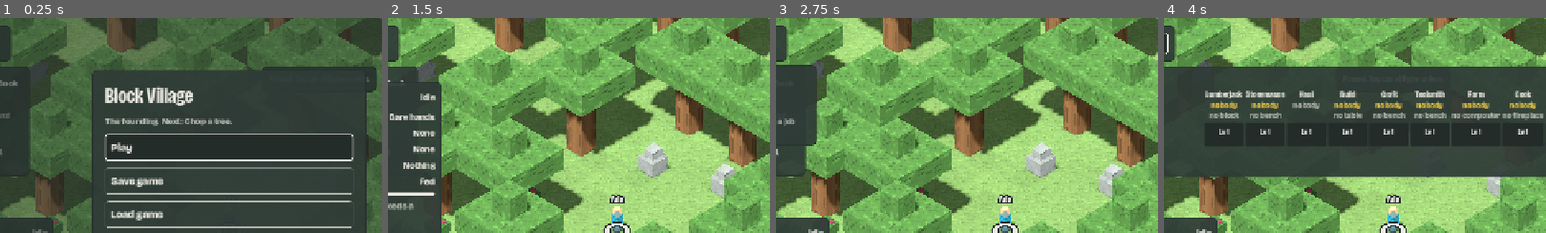
Above: before the commit, frames 1-4 (left to right).
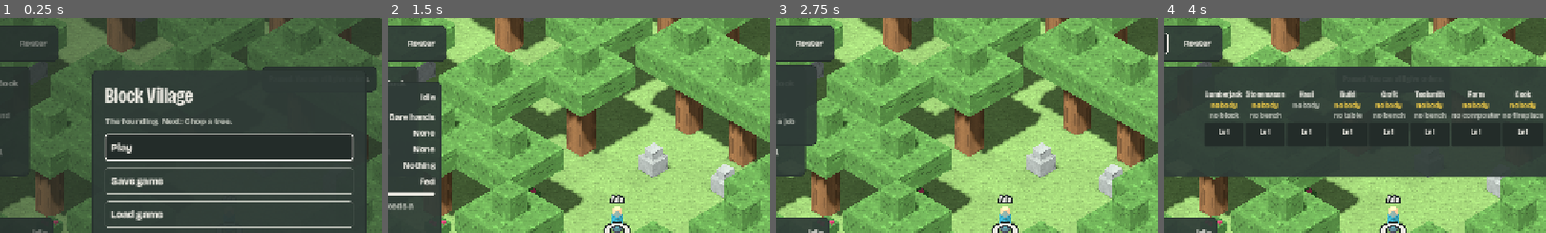
Above: after the commit, the same moments.

Repository: NerdyToddGerdy/mc_village
Game: Godot game, scene res://scenes/main.tscn
The game is run twice, just before and just after one commit, with the same random seed, the same clock (stepped at 60 frames per second) and the same inputs.
Inputs (mouse positions are % of the whole screen's width and height, from its top left):
- Up to frame 1 (0.25 s): no input
- Up to frame 2 (1.5 s): click (24, 6) at 0.5 s, where only the run after the commit has a clickable "Roster"; click "Play" at 1.25 s
- Up to frame 3 (2.75 s): click "Tools and armor 0 ↓" at 2 s
- Up to frame 4 (4 s): click "Jobs" at 2.75 s; click "‖" at 3.5 s
The pictures show only the part of the screen within x 20-70%, y 0-50%; the shares and areas given below are measured in that part.

The runs differ from the first frame. In frame 1, 1.9% of the frame differs, in the area x 2-16%, y 3-21%; in frame 2, 2.1%; in frame 3, 2.1%; in frame 4, 2.1%.

Commit message:
A residents roster: who is doing what, and who needs a look (#300)
Co-Authored-By: Claude Sonnet 5.5 <noreply@anthropic.com>

Diff:
--- a/game/tests/game_test.gd
+++ b/game/tests/game_test.gd
@@ -183,6 +183,42 @@
 	check(long is VBoxContainer and long.get_child_count() == 2, "a long status gets its own line below the title")
 	short.free()
 	long.free()
+
+
+## The roster lists everyone with what they're doing, and puts those who need a look first (issue #300).
+func _test_roster(game: Game) -> void:
+	var hud: Hud = game._hud
+	var sim := game.sim
+	var ada: Dictionary = sim.residents[0]
+	var other: Dictionary = sim.add_resident("Tomas", Sim.TRAVELERS[0][1], Sim.rcell(ada) + Vector2i(2, 0))
+	var kept_hunger: float = other.hunger
+	other.hunger = 10.0
+	check(hud.roster_flag(sim, other) == "Hungry", "someone below the hungry line is flagged")
+	other.hunger = 0.0
+	check(hud.roster_flag(sim, other) == "Starving", "and at zero, starving")
+	other.hunger = 90.0
+	other.hurt = 1
+	check(hud.roster_flag(sim, other) == "Hurt", "an injured one is flagged")
+	other.hurt = 0
+	hud._toggle_roster()
+	await game.get_tree().process_frame
+	var all := _walk(hud._roster_list).filter(func(n): return not n.is_queued_for_deletion())
+	var summary: Array = all.filter(func(n): return n is Label and " residents " in n.text)
+	check(hud._roster_panel.visible and summary.size() == 1 and summary[0].text.begins_with("%d residents" % sim.residents.size()), "the roster opens with a count line (%s)" % [summary.map(func(n): return n.text)])
+	var names: Array = all.filter(func(n): return n is Button and n.get_meta("label", "").begins_with("Roster: ")).map(func(n): return n.get_meta("label"))
+	check(names.size() == sim.residents.size(), "one row a resident (%s)" % [names])
+	other.hunger = 5.0
+	hud.refresh(sim)
+	await game.get_tree().process_frame
+	all = _walk(hud._roster_list).filter(func(n): return not n.is_queued_for_deletion())
+	names = all.filter(func(n): return n is Button and n.get_meta("label", "").begins_with("Roster: ")).map(func(n): return n.get_meta("label"))
+	check(names[0] == "Roster: Tomas", "someone hungry comes first (%s)" % [names])
+	check(hud.get_viewport().get_visible_rect().encloses(hud._roster_panel.get_global_rect()), "the roster lies inside the window")
+	hud._toggle_roster()
+	check(not hud._roster_panel.visible, "the button closes it")
+	other.hunger = kept_hunger
+	sim.residents.erase(other)
+	await game.get_tree().process_frame
 
 
 ## Toasts are kept in a log that opens from a button, so a missed one can be read (issue #297).
@@ -1781,6 +1817,7 @@
 	await _test_toasts(game)
 	_test_headers(game)
 	await _test_message_log(game)
+	await _test_roster(game)
 	await _test_needs_you(game)
 	await _test_autosave(game)
 	_test_glyphs()
--- a/game/view/hud.gd
+++ b/game/view/hud.gd
@@ -14,6 +14,10 @@
 var _tallies := HBoxContainer.new()
 var _tools_btn: Button
 var _jobs_btn: Button               ## Opens the Village jobs board (issue #78).
+var _roster_btn: Button             ## Opens the roster: who is doing what, and who needs a look (issue #300).
+var _roster_panel: PanelContainer
+var _roster_list := VBoxContainer.new()
+var _roster_open := false
 var _claim_btn: Button              ## "2 land claims": starts the Claim land order (issue #187).
 var _maps := HBoxContainer.new()    ## The map switcher (issue #101): Village, and each known site.
 var _party := Button.new()          ## "Party at the old mine: mining", when residents work on another map.
@@ -126,6 +130,11 @@
 	_jobs_btn.toggle_mode = true
 	_jobs_btn.custom_minimum_size = Vector2(0, 36)
 	tally_row.add_child(_jobs_btn)
+	_roster_btn = _button("Roster", func(): _toggle_roster())
+	_roster_btn.custom_minimum_size = Vector2(0, 36)
+	_roster_btn.toggle_mode = true
+	_roster_btn.set_meta("label", "Roster")
+	tally_row.add_child(_roster_btn)
 	_claim_btn = _button("", func(): game.start_claiming(), "Primary")
 	_claim_btn.custom_minimum_size = Vector2(0, 36)
 	_claim_btn.visible = false
@@ -281,6 +290,17 @@
 	_log_panel.visible = false
 	_log_panel.top_level = true
 	_root.add_child(_log_panel)
+	_roster_list.add_theme_constant_override("separation", 2)
+	var roster_scroll := ScrollContainer.new()
+	roster_scroll.horizontal_scroll_mode = ScrollContainer.SCROLL_MODE_DISABLED
+	roster_scroll.custom_minimum_size = Vector2(470, 0)
+	roster_scroll.add_child(_roster_list)
+	_roster_list.size_flags_horizontal = Control.SIZE_EXPAND_FILL
+	_roster_panel = _panel(roster_scroll, Vector2(470, 0), 8)
+	_roster_panel.add_theme_stylebox_override("panel", _box(Color(Palette.SLATE, 1.0), 8, 8, Palette.SLATE_DEEP))
+	_roster_panel.visible = false
+	_roster_panel.top_level = true
+	_root.add_child(_roster_panel)
 	get_viewport().size_changed.connect(func() -> void:  # a resized window must not strand an open list
 		if _loc_drop.visible and game != null and game.sim != null:
 			_refresh_loc_drop(game.sim))
@@ -918,6 +938,7 @@
 	_refresh_job_drop(sim)
 	_refresh_loc_drop(sim)
 	_refresh_log()
+	_refresh_roster(sim)
 	_refresh_toolbar(sim)
 	_refresh_board(sim)
 	_refresh_craft(sim)
@@ -1263,6 +1284,8 @@
 			_close_loc_drop()
 		if event.pressed and _log_open and not _log_panel.get_global_rect().has_point(event.position) and not _log_btn.get_global_rect().has_point(event.position):
 			_toggle_log()
+		if event.pressed and _roster_open and not _roster_panel.get_global_rect().has_point(event.position) and not _roster_btn.get_global_rect().has_point(event.position):
+			_toggle_roster()
 	if event is InputEventKey and event.pressed and event.keycode == KEY_ESCAPE and _tools_drop.visible:
 		_close_tools()
 		get_viewport().set_input_as_handled()
@@ -1274,6 +1297,9 @@
 		get_viewport().set_input_as_handled()
 	elif event is InputEventKey and event.pressed and event.keycode == KEY_ESCAPE and _log_open:
 		_toggle_log()
+		get_viewport().set_input_as_handled()
+	elif event is InputEventKey and event.pressed and event.keycode == KEY_ESCAPE and _roster_open:
+		_toggle_roster()
 		get_viewport().set_input_as_handled()
 
 
@@ -1624,6 +1650,66 @@
 	_toast_list.append({"node": p, "until": Time.get_ticks_msec() + 7000})
 	if _toast_list.size() > 3:
 		_toast_list.pop_front().node.queue_free()
+
+
+# ---------------------------------------------------------------- the roster (issue #300)
+
+func _toggle_roster() -> void:
+	_roster_open = not _roster_open
+	_roster_btn.set_pressed_no_signal(_roster_open)
+	_refresh_roster(game.sim)
+
+
+## What a resident needs a look for, in a word, or "": starving, hurt, hungry, idle, in that order of worry.
+func roster_flag(sim: Sim, r: Dictionary) -> String:
+	if r.hunger <= 0.0:
+		return "Starving"
+	if r.hunger < Tuning.HUNGRY_BELOW:
+		return "Hungry"
+	if r.get("hurt", 0) > 0:
+		return "Hurt" if r.hurt == 1 else "Badly hurt"
+	if r.map == "village" and not r.away and not sim.resting(r) and (r.job == null or r.job.label == "Idle"):
+		return "Idle"
+	return ""
+
+
+## Everyone in one list, with what they're doing, how fed they are and anything that needs a look first.
+func _refresh_roster(sim: Sim) -> void:
+	_roster_panel.visible = _roster_open
+	if not _roster_open:
+		return
+	var rows: Array = sim.residents.duplicate()
+	var rank := func(r: Dictionary) -> int:
+		return ["Starving", "Badly hurt", "Hungry", "Hurt", "Idle", ""].find(roster_flag(sim, r))
+	rows.sort_custom(func(a, b): return rank.call(a) < rank.call(b))
+	var sig := ""
+	for r in rows:
+		sig += "%s|%s|%d|%d|%s;" % [r.name, _status(sim, r), int(r.hunger / 5.0), r.get("hurt", 0), r.map]
+	_place_drop(_roster_panel, Vector2(_roster_btn.get_global_rect().position.x, _roster_btn.get_global_rect().end.y + 8.0))
+	var cap := get_viewport().get_visible_rect().size.y - _roster_panel.position.y - 24.0
+	_roster_panel.get_child(0).custom_minimum_size.y = clampf(minf(cap, 40.0 + rows.size() * 34.0), 80.0, 480.0)
+	_rebuild(_roster_list, sig, func(c: Container) -> void:
+		var idle := rows.filter(func(r): return roster_flag(sim, r) == "Idle").size()
+		var needs := rows.filter(func(r): return roster_flag(sim, r) in ["Starving", "Hungry", "Hurt", "Badly hurt"]).size()
+		var away := rows.filter(func(r): return r.map != "village" or r.away).size()
+		c.add_child(_label("%d %s · %d idle · %d need a look · %d away" % [rows.size(), "resident" if rows.size() == 1 else "residents", idle, needs, away], true, Palette.CHALK, Palette.BODY))
+		for r in rows:
+			var flag := roster_flag(sim, r)
+			var row := HBoxContainer.new()
+			row.add_theme_constant_override("separation", 10)
+			row.add_child(_swatch(r.shirt))
+			var who := _button(r.name, func(): game.focus_on("res", r.id), "Secondary")
+			who.custom_minimum_size.x = 84
+			who.alignment = HORIZONTAL_ALIGNMENT_LEFT
+			who.set_meta("label", "Roster: " + r.name)
+			row.add_child(who)
+			var doing := _label(_status(sim, r), false, Palette.CHALK_DIM, Palette.BODY, true)
+			doing.size_flags_horizontal = Control.SIZE_EXPAND_FILL
+			row.add_child(doing)
+			var note := _label(flag if flag != "" else "%d%% fed" % int(r.hunger), flag != "", Palette.YELLOW if flag != "" else Palette.CHALK_DIM, Palette.CAPTION)
+			note.custom_minimum_size.x = 76
+			row.add_child(note)
+			c.add_child(row))
 
 
 # ---------------------------------------------------------------- the message log (issue #297)
Not shown, changed: docs/how-to-play.md
